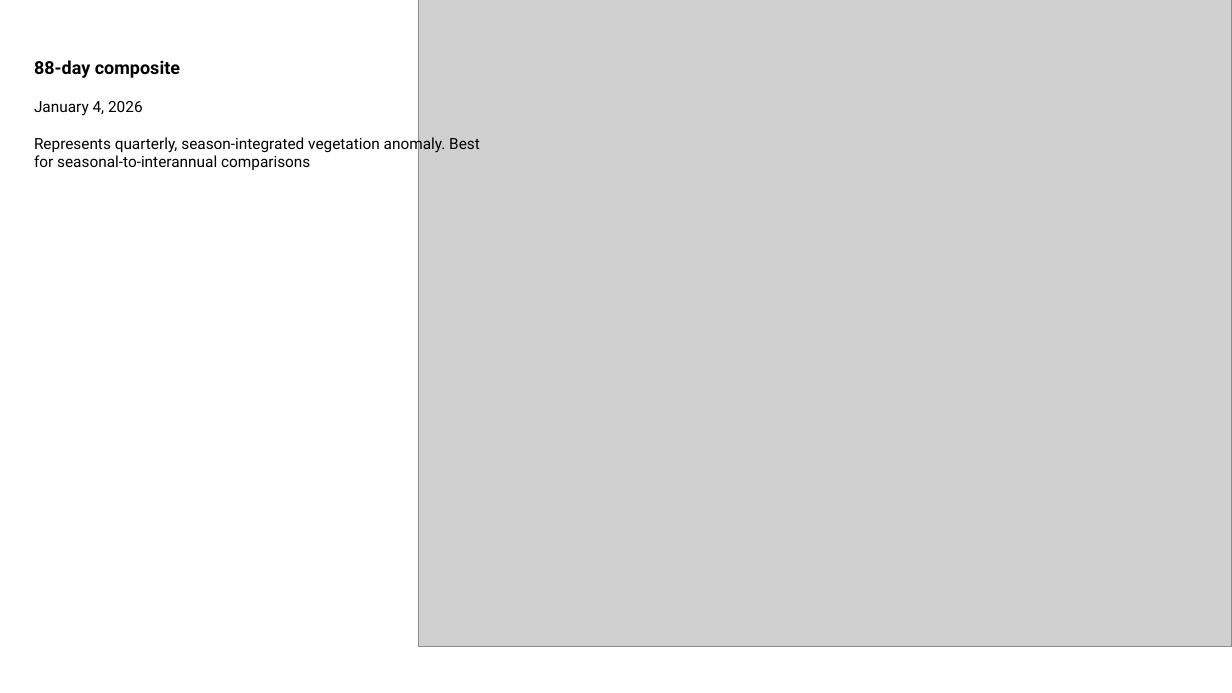
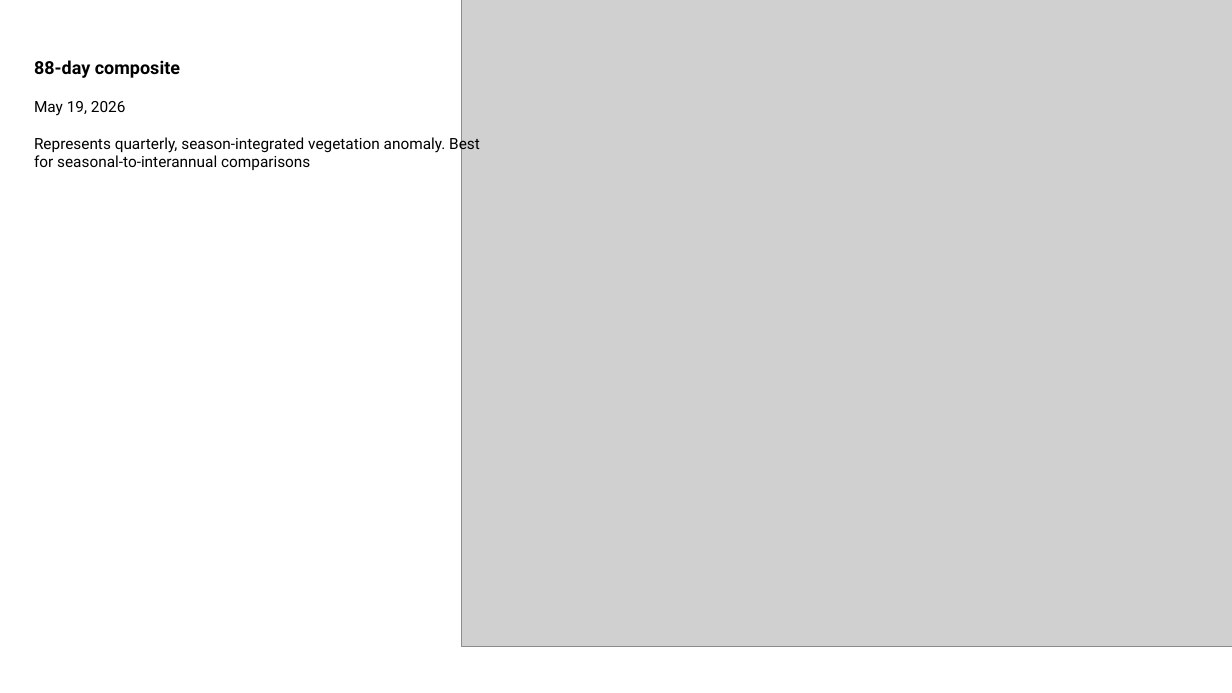
Before and after one commit to tidewatertodesert/NMDA, a slide deck: slide 4 of Drought_Monitor_WG/Reports/NM_NDVI_6Jan2026.pptx. Drawn at 1232x693 pixels with LibreOffice and Linux fonts; fonts in the diff are those of the drawing; grey boxes stand for pictures. Boxes give left, top, right and bottom in pixels: in the first picture for what was removed or moved away, otherwise in the second. Text is boxed around its words. In the diff, an @@ line names an element or a change of style, - is before the commit and + after.

```diff
--- a/Drought_Monitor_WG/Reports/NM_NDVI_6Jan2026.pptx
+++ b/Drought_Monitor_WG/Reports/NM_NDVI_6Jan2026.pptx
@@ picture: place and size @@
-picture at [419,0,1232,647]
+picture at [461,0,1232,647]
@@ text at [34,101,126,116]: text changed @@
-January 4, 2026
+May 19, 2026
```
Also in this commit, not shown: 3 other slides changed, 11 other files.
